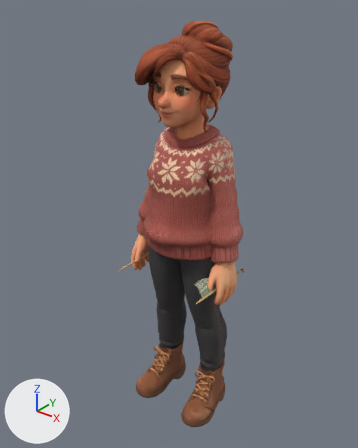
The glTF model assets/nora_tripo_eyes.glb, before and after one commit.
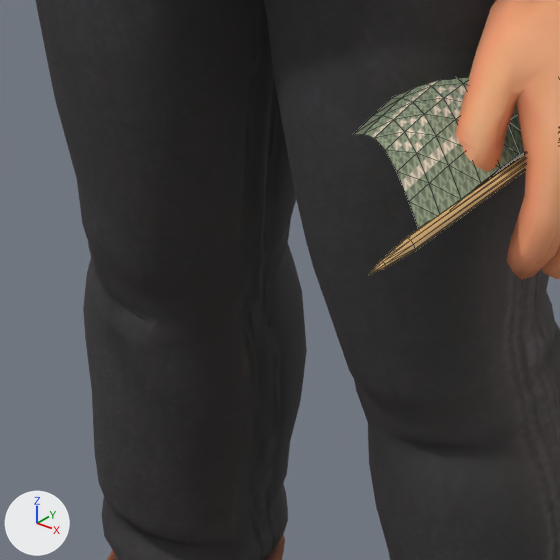
Old and new are each drawn whole from a 50 mm lens placed at (1.135, -1.494, 1.819), pointed at (-0.038, -0.028, 0.91) and again close up on the part from 41% to 62% of the width and 60% to 77% of the height. The lights are fixed; the arrows at lower left show +X, +Y and +Z. The last two pictures show the newer version. The close-ups show mesh edges as thin lines. Vertices at exactly the same position are counted once.

The first close-up shows 'KnitProps', 'nora_tripoMesh'.
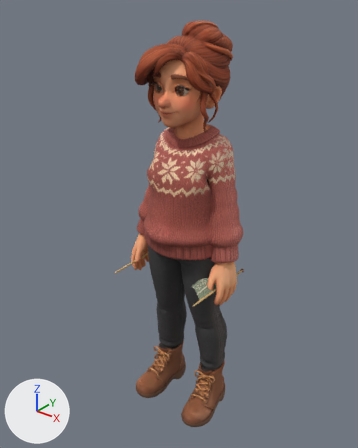
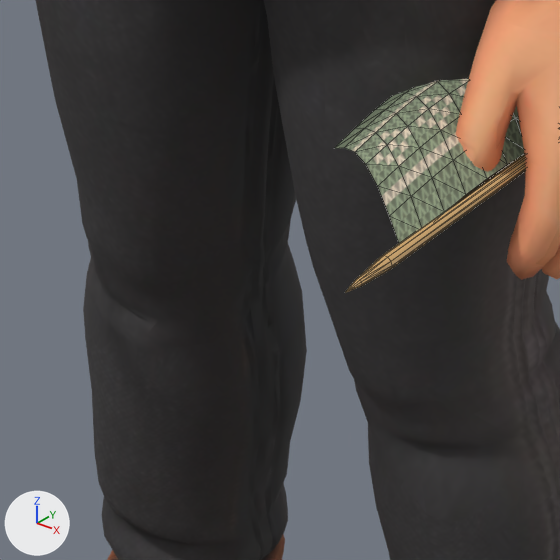
Changed parts and their boxes (x1, y1, x2, y2) in the close-ups (560 x 560 px; the box of a moved part takes in the faces that stretch with it):
'KnitProps', reshaped (10% wider, 9% taller): before (353, 77, 525, 275); after (335, 78, 525, 293)
part 1 of me_knitprops, moved or reshaped: before (353, 77, 524, 229); after (335, 78, 525, 243)
part 2 of me_knitprops, moved or reshaped: before (369, 153, 525, 275); after (345, 154, 525, 293)

What the commit changed:
me_knitprops is used by ob_knitprops; location (0.0, 0.0, 0.0).
me_knitprops had 187 vertices, 336 faces and spanned x -0.217..0.215, y -0.236..0.104, z 0.707..0.75.
me_knitprops now has 187 vertices, 336 faces and spans x -0.217..0.215, y -0.256..0.104, z 0.707..0.75.
me_knitprops part 1: the loose piece of 63 vertices spanning x 0.124..0.206, y -0.188..-0.001, z 0.718..0.75 is multiplied about its middle by the matrix ((1.0, 0.0, 0.0), (0.032, 1.061, -0.002), (0.0, 0.0, 1.0)), then moved by (0.0, -0.013, 0.0).
me_knitprops part 2: all 21 vertices in x 0.201..0.209, y -0.234..-0.199, z 0.717..0.725 are moved by (0.0, -0.02, 0.0).
Other edits to the shape of me_knitprops do not show in these pictures.
